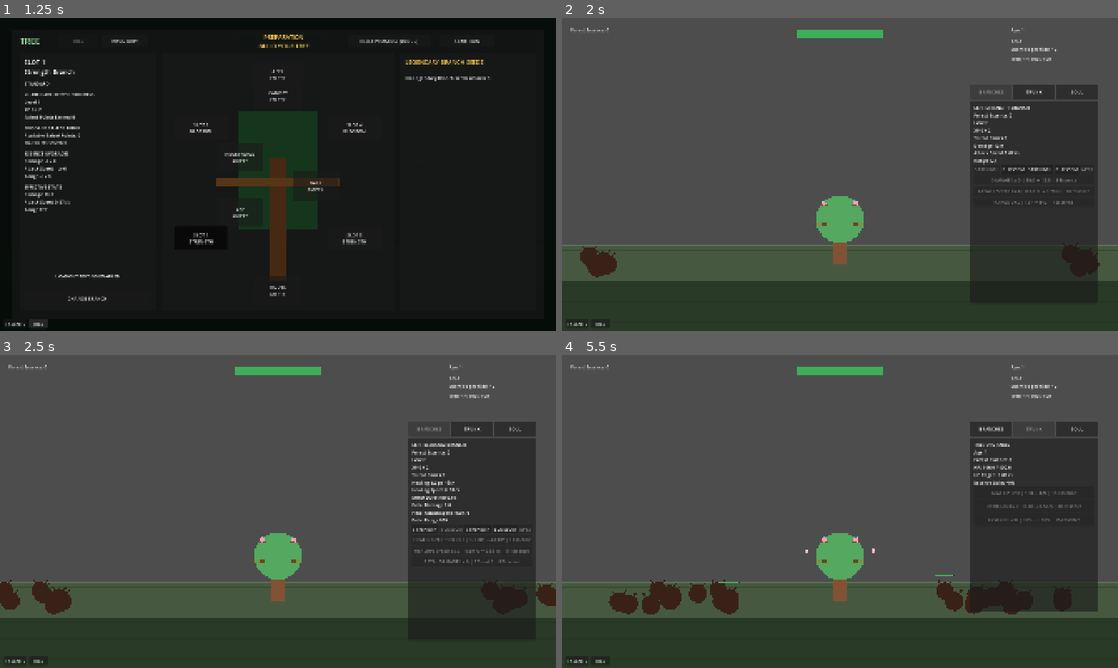
Above: before the commit, frames 1-4 (two rows, left to right).
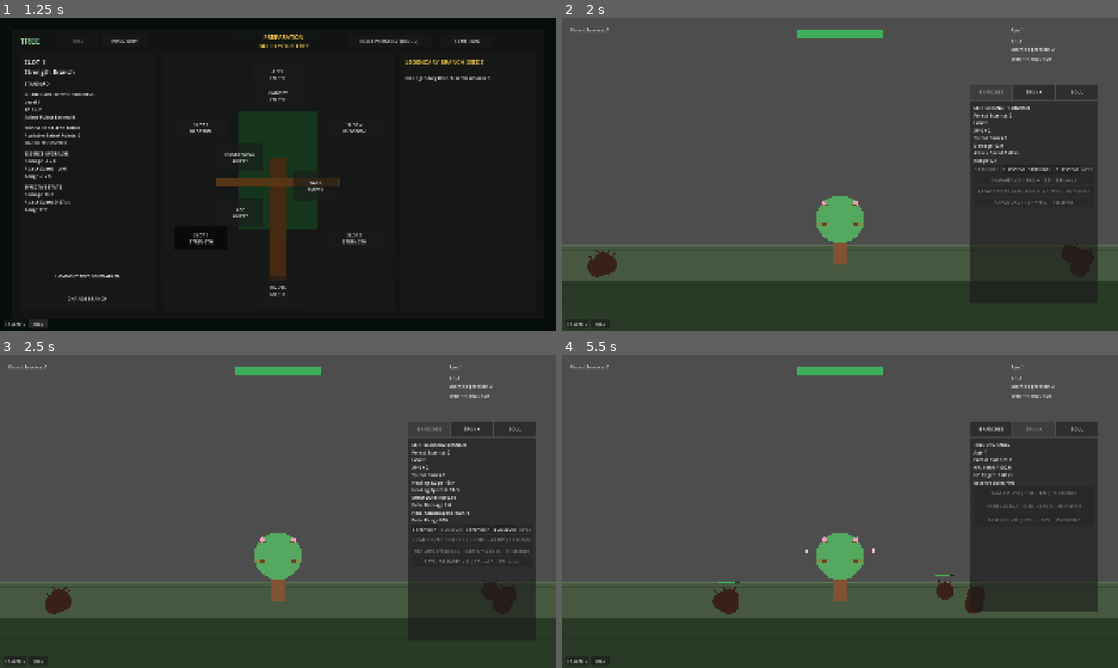
Above: after the commit, the same moments.

Repository: Triggggie/tree-guardian
Game: Godot game, scene res://scenes/main_world.tscn
The game is run twice, just before and just after one commit, with the same random seed, the same clock (stepped at 60 frames per second) and the same inputs.
Inputs:
- Up to frame 1 (1.25 s): click "TREE" at 0.5 s
- Up to frame 2 (2 s): click "START RUN" at 1.25 s
- Up to frame 3 (2.5 s): click "BLOSSOM" at 2 s
- Up to frame 4 (5.5 s): click "STRENGTH" at 2.75 s; click "STRENGTH" at 3.5 s; click "BLOSSOM" at 4.25 s; click "TRUNK" at 5 s

Frame 1 is identical in both runs. In frame 2, 0.1% of the frame differs, in the area x 3-97%, y 6-80%; in frame 3, 0.6%; in frame 4, 1.3%, in the area x 8-89%, y 6-83%.

Commit message:
Revert "eq"
This reverts commit 7f7ebbc01ed8e0661a73f475b6dfbcd87bb37226.

Diff:
--- a/resources/branches/thorn_crown_branch_definition.tres
+++ b/resources/branches/thorn_crown_branch_definition.tres
@@ -1,9 +1,9 @@
-[gd_resource type="Resource" script_class="BranchDefinition" format=3 uid="uid://bo13ahundnpqh"]
+[gd_resource type="Resource" script_class="BranchDefinition" format=3]
 
-[ext_resource type="Script" uid="uid://d2uetf6dd60fm" path="res://scripts/definitions/branch_definition.gd" id="1_branch"]
-[ext_resource type="Script" uid="uid://csufpxtwmk7t7" path="res://scripts/definitions/targeting_profile.gd" id="2_targeting"]
+[ext_resource type="Script" path="res://scripts/definitions/branch_definition.gd" id="1_branch"]
+[ext_resource type="Script" path="res://scripts/definitions/targeting_profile.gd" id="2_targeting"]
 [ext_resource type="PackedScene" path="res://scenes/branches/thorn_crown_branch.tscn" id="3_scene"]
-[ext_resource type="Script" uid="uid://d16a5x6nbioqp" path="res://scripts/definitions/upgrade_definition.gd" id="4_upgrade"]
+[ext_resource type="Script" path="res://scripts/definitions/upgrade_definition.gd" id="4_upgrade"]
 [ext_resource type="Resource" path="res://resources/upgrades/thorn_crown/thorn_damage.tres" id="5_damage"]
 [ext_resource type="Resource" path="res://resources/upgrades/thorn_crown/attack_speed.tres" id="6_speed"]
 [ext_resource type="Resource" path="res://resources/upgrades/thorn_crown/burst_radius.tres" id="7_radius"]
@@ -11,6 +11,8 @@
 
 [sub_resource type="Resource" id="Resource_targeting"]
 script = ExtResource("2_targeting")
+target_group = &"enemies"
+target_priority = 0
 lane_mode = 0
 
 [resource]
--- a/resources/talents/strength/marked_prey.tres
+++ b/resources/talents/strength/marked_prey.tres
@@ -1,6 +1,6 @@
-[gd_resource type="Resource" script_class="TalentDefinition" format=3 uid="uid://2jph8bcowmqv"]
+[gd_resource type="Resource" script_class="TalentDefinition" format=3]
 
-[ext_resource type="Script" uid="uid://lwkhgp0iia3c" path="res://scripts/definitions/talent_definition.gd" id="1_talent"]
+[ext_resource type="Script" path="res://scripts/definitions/talent_definition.gd" id="1_talent"]
 
 [resource]
 script = ExtResource("1_talent")
@@ -11,4 +11,7 @@
 tree_column = 7
 tree_row = 0
 required_branch_level = 2
+talent_point_cost = 1
+prerequisite_ids = Array[StringName]([])
+conflicting_ids = Array[StringName]([])
 effect_ids = Array[StringName]([&"marked_prey"])
--- a/resources/talents/strength/rebuff.tres
+++ b/resources/talents/strength/rebuff.tres
@@ -1,6 +1,6 @@
-[gd_resource type="Resource" script_class="TalentDefinition" format=3 uid="uid://c8f6hvsw7okgs"]
+[gd_resource type="Resource" script_class="TalentDefinition" format=3]
 
-[ext_resource type="Script" uid="uid://lwkhgp0iia3c" path="res://scripts/definitions/talent_definition.gd" id="1_talent"]
+[ext_resource type="Script" path="res://scripts/definitions/talent_definition.gd" id="1_talent"]
 
 [resource]
 script = ExtResource("1_talent")
@@ -11,4 +11,7 @@
 tree_column = 4
 tree_row = 0
 required_branch_level = 2
+talent_point_cost = 1
+prerequisite_ids = Array[StringName]([])
+conflicting_ids = Array[StringName]([])
 effect_ids = Array[StringName]([&"rebuff"])
--- a/resources/talents/strength/strength_talent_tree.tres
+++ b/resources/talents/strength/strength_talent_tree.tres
@@ -1,10 +1,10 @@
-[gd_resource type="Resource" script_class="TalentTreeDefinition" format=3 uid="uid://dgsqbxbhldmq1"]
+[gd_resource type="Resource" script_class="TalentTreeDefinition" format=3]
 
-[ext_resource type="Script" uid="uid://lwkhgp0iia3c" path="res://scripts/definitions/talent_definition.gd" id="1_talent"]
-[ext_resource type="Script" uid="uid://qb8102x5bjyb" path="res://scripts/definitions/talent_tree_definition.gd" id="2_tree"]
-[ext_resource type="Resource" uid="uid://6g2rsosarp1x" path="res://resources/talents/strength/sweeping_strike.tres" id="3_sweeping"]
-[ext_resource type="Resource" uid="uid://c8f6hvsw7okgs" path="res://resources/talents/strength/rebuff.tres" id="4_rebuff"]
-[ext_resource type="Resource" uid="uid://2jph8bcowmqv" path="res://resources/talents/strength/marked_prey.tres" id="5_marked"]
+[ext_resource type="Script" path="res://scripts/definitions/talent_definition.gd" id="1_talent"]
+[ext_resource type="Script" path="res://scripts/definitions/talent_tree_definition.gd" id="2_tree"]
+[ext_resource type="Resource" path="res://resources/talents/strength/sweeping_strike.tres" id="3_sweeping"]
+[ext_resource type="Resource" path="res://resources/talents/strength/rebuff.tres" id="4_rebuff"]
+[ext_resource type="Resource" path="res://resources/talents/strength/marked_prey.tres" id="5_marked"]
 [ext_resource type="Resource" path="res://resources/talents/strength/cleaver.tres" id="6_cleaver"]
 [ext_resource type="Resource" path="res://resources/talents/strength/serrated_arc.tres" id="7_serrated"]
 [ext_resource type="Resource" path="res://resources/talents/strength/reaping_sweep.tres" id="8_reaping"]
--- a/resources/talents/strength/sweeping_strike.tres
+++ b/resources/talents/strength/sweeping_strike.tres
@@ -1,6 +1,6 @@
-[gd_resource type="Resource" script_class="TalentDefinition" format=3 uid="uid://6g2rsosarp1x"]
+[gd_resource type="Resource" script_class="TalentDefinition" format=3]
 
-[ext_resource type="Script" uid="uid://lwkhgp0iia3c" path="res://scripts/definitions/talent_definition.gd" id="1_talent"]
+[ext_resource type="Script" path="res://scripts/definitions/talent_definition.gd" id="1_talent"]
 
 [resource]
 script = ExtResource("1_talent")
@@ -11,4 +11,7 @@
 tree_column = 1
 tree_row = 0
 required_branch_level = 2
+talent_point_cost = 1
+prerequisite_ids = Array[StringName]([])
+conflicting_ids = Array[StringName]([])
 effect_ids = Array[StringName]([&"sweeping_strike"])
--- a/scenes/main_world.tscn
+++ b/scenes/main_world.tscn
@@ -14,6 +14,7 @@
 [ext_resource type="Script" uid="uid://b54clhb610ogx" path="res://scripts/branch_upgrade_panel.gd" id="11_avgj4"]
 [ext_resource type="Script" uid="uid://28ykddq1rea" path="res://scripts/tree_upgrade_panel.gd" id="12_sr1c3"]
 [ext_resource type="PackedScene" uid="uid://c7t6jb4idtkrd" path="res://scenes/ui/TalentScreen.tscn" id="14_liqfm"]
+[ext_resource type="PackedScene" path="res://scenes/ui/TreeScreen.tscn" id="22_tree_screen"]
 [ext_resource type="Script" uid="uid://c1a77oh0r7f3g" path="res://scripts/tree_soul_selection_screen.gd" id="15_liqfm"]
 [ext_resource type="Script" uid="uid://sehhqrxk388v" path="res://scripts/tree_soul_status_panel.gd" id="16_8v7ug"]
 [ext_resource type="Script" uid="uid://bluwty0404baq" path="res://scripts/tree_soul_rank_up_notification.gd" id="17_rank_up"]
@@ -21,8 +22,7 @@
 [ext_resource type="Script" uid="uid://b5x7ryg570lno" path="res://scripts/lane_registry.gd" id="19_lane_registry"]
 [ext_resource type="Script" uid="uid://deokn77e7i2u5" path="res://scripts/waves/spawn_director.gd" id="20_spawn_director"]
 [ext_resource type="Script" uid="uid://crsyw0dxswihm" path="res://scripts/waves/wave_director.gd" id="21_wave_director"]
-[ext_resource type="PackedScene" path="res://scenes/ui/TreeScreen.tscn" id="22_tree_screen"]
-[ext_resource type="Script" uid="uid://bmakiptcyd4lg" path="res://scripts/branch_seed_drop_notification.gd" id="23_seed_notification"]
+[ext_resource type="Script" path="res://scripts/branch_seed_drop_notification.gd" id="23_seed_notification"]
 [ext_resource type="Script" uid="uid://bqwkwr8mivp1p" path="res://scripts/equipment_drop_notification.gd" id="24_equipment_notification"]
 
 [sub_resource type="StyleBoxFlat" id="StyleBoxFlat_kdq54"]
@@ -252,7 +252,7 @@
 
 [node name="TalentScreen" parent="UI" unique_id=1619679837 instance=ExtResource("14_liqfm")]
 
-[node name="TreeScreen" parent="UI" unique_id=1589360623 instance=ExtResource("22_tree_screen")]
+[node name="TreeScreen" parent="UI" instance=ExtResource("22_tree_screen")]
 
 [node name="TalentsButton" type="Button" parent="UI" unique_id=1766834317]
 offset_left = 14.0
@@ -261,7 +261,7 @@
 offset_bottom = 1071.0
 text = "TALENTS"
 
-[node name="TreeScreenButton" type="Button" parent="UI" unique_id=130692975]
+[node name="TreeScreenButton" type="Button" parent="UI"]
 offset_left = 100.0
 offset_top = 1040.0
 offset_right = 165.0
@@ -290,7 +290,7 @@
 mouse_filter = 2
 script = ExtResource("17_rank_up")
 
-[node name="BranchSeedDropNotification" type="Control" parent="UI" unique_id=1323029626]
+[node name="BranchSeedDropNotification" type="Control" parent="UI"]
 z_index = 100
 layout_mode = 3
 anchors_preset = 0
@@ -299,7 +299,7 @@
 mouse_filter = 2
 script = ExtResource("23_seed_notification")
 
-[node name="EquipmentDropNotification" type="Control" parent="UI" unique_id=1065406769]
+[node name="EquipmentDropNotification" type="Control" parent="UI"]
 z_index = 101
 layout_mode = 3
 anchors_preset = 0
@@ -328,7 +328,7 @@
 
 [node name="WaveDirector" type="Node" parent="." unique_id=1562890971]
 script = ExtResource("21_wave_director")
-debug_start_global_wave = 201
+debug_start_global_wave = 0
 
 [node name="WaveManager" type="Node" parent="." unique_id=300043025]
 script = ExtResource("5_wy0bs")
Not shown: 1 places in resources/branches/strength_branch_definition.tres that only renumber resources
Not shown: 1 places in resources/wave_schedules/guardian_grove_standard_schedule.tres that only renumber resources
